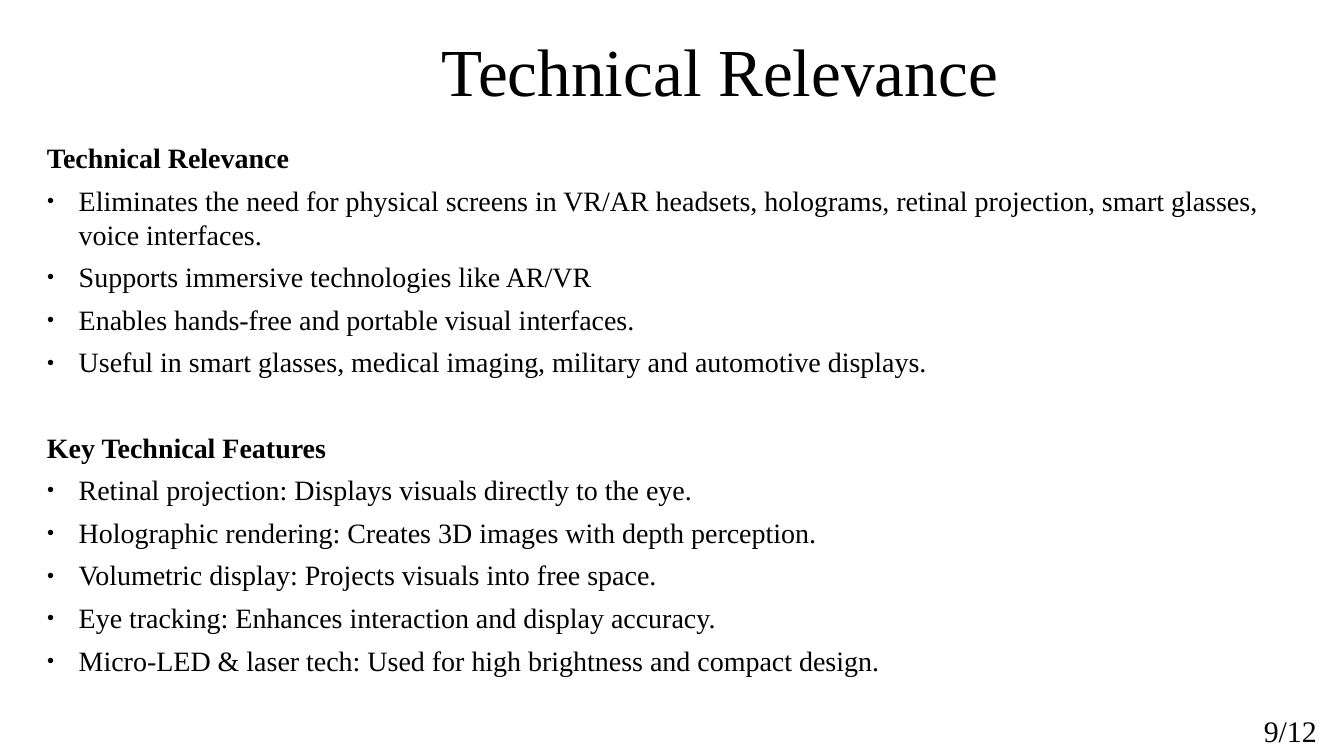
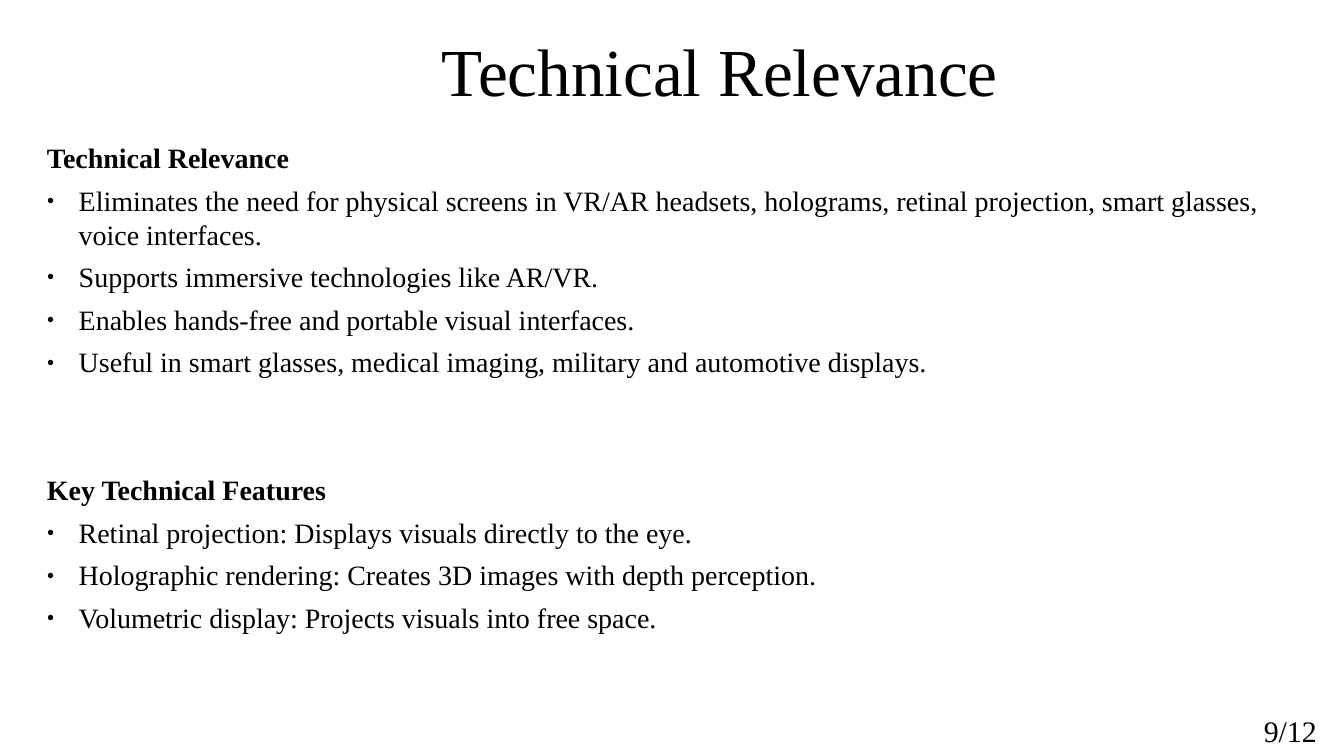
Before and after one commit to rajeshacu/LoRa-based-Location-tracking-and-Fall-detection-System, a slide deck: slide 8 of Phase-1_Technical Seminar.pptx (slide 9 before the commit). Drawn at 1344x756 pixels with LibreOffice and Linux fonts; fonts in the diff are those of the drawing; background and template pictures are left out. Boxes give left, top, right and bottom in pixels: in the first picture for what was removed or moved away, otherwise in the second. Text is boxed around its words. In the diff, an @@ line names an element or a change of style, - is before the commit and + after.

```diff
--- a/Phase-1_Technical Seminar.pptx
+++ b/Phase-1_Technical Seminar.pptx
@@ text at box(79, 267, 598, 293): text changed @@
-● Supports immersive technologies like AR/VR
+● Supports immersive technologies like AR/VR.
@@ text at box(79, 608, 879, 676): paragraphs removed @@
-● Eye tracking: Enhances interaction and display accuracy.
-● Micro-LED & laser tech: Used for high brightness and compact design.
```
Also in this commit, not shown: 6 other slides changed, 1 slide added, 2 slides removed, 3 other files.
